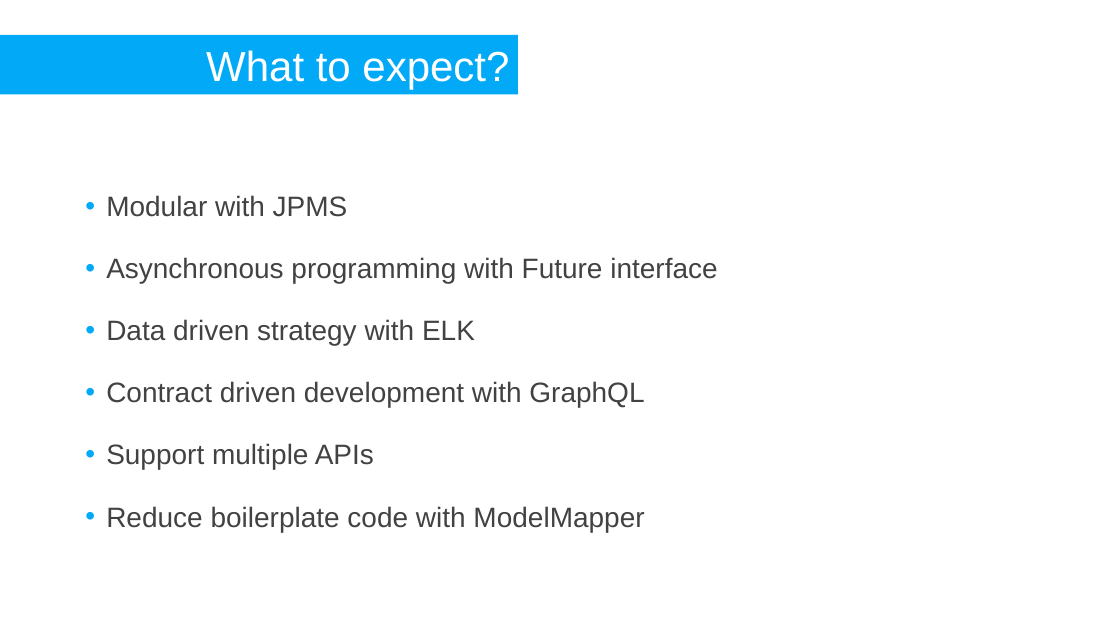
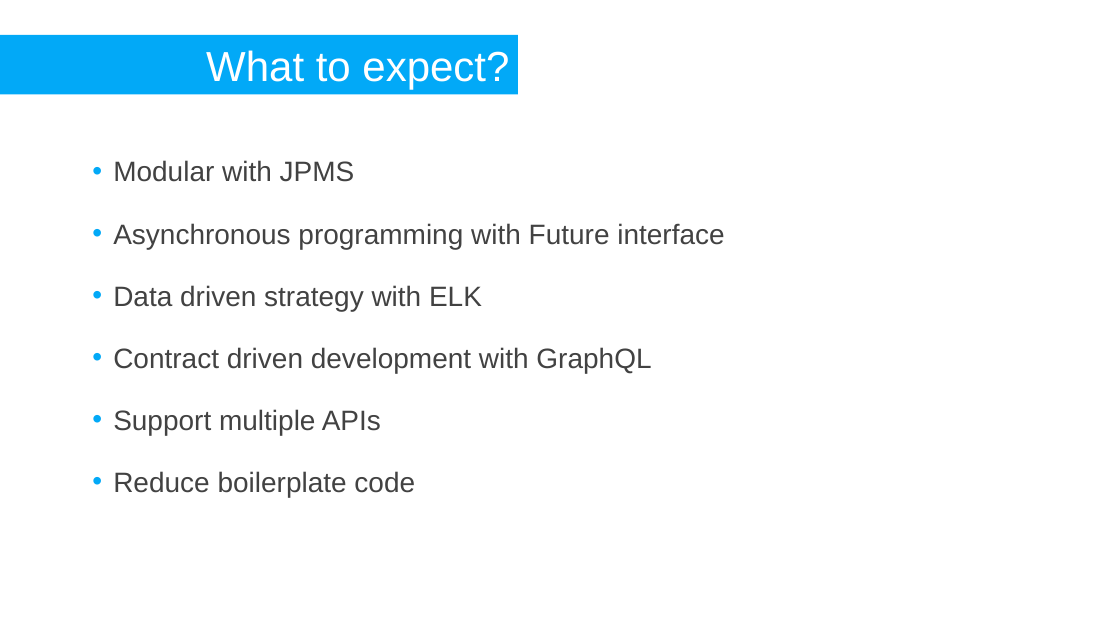
Before and after one commit to DevDay2019-AxonActive/DevDay2019---Advanced-Java, a slide deck: slide 3 of presentations/DevDay2019_Java_intro.pptx. Drawn at 1120x630 pixels with LibreOffice and Linux fonts; fonts in the diff are those of the drawing; background and template pictures are left out. Boxes give left, top, right and bottom in pixels: in the first picture for what was removed or moved away, otherwise in the second. Text is boxed around its words. In the diff, an @@ line names an element or a change of style, - is before the commit and + after.

Commit message:
Update slides

```diff
--- a/presentations/DevDay2019_Java_intro.pptx
+++ b/presentations/DevDay2019_Java_intro.pptx
@@ text "Modular with JPMS": place and size @@
-text "Modular with JPMS" at [106, 195, 717, 532]
+text "Modular with JPMS" at [113, 160, 724, 497]
@@ text at [113, 471, 415, 497]: text changed @@
-• Reduce boilerplate code with ModelMapper
+• Reduce boilerplate code
```
Also in this commit, not shown: 2 other slides changed, 1 other file.
